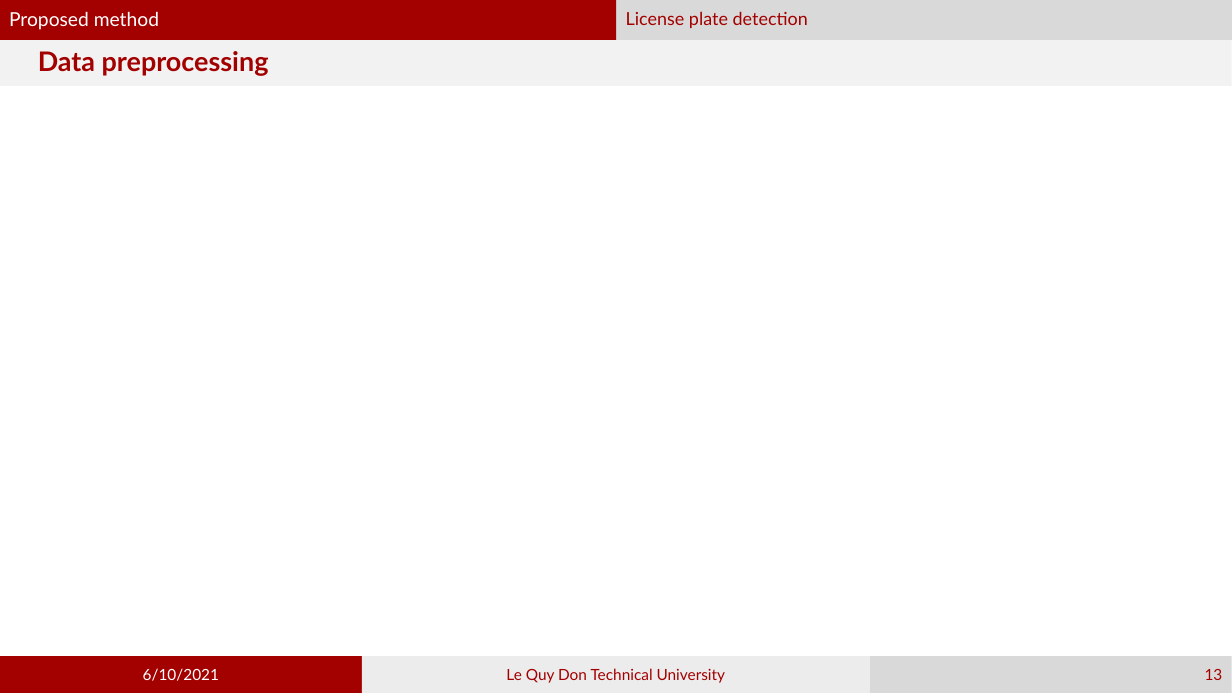
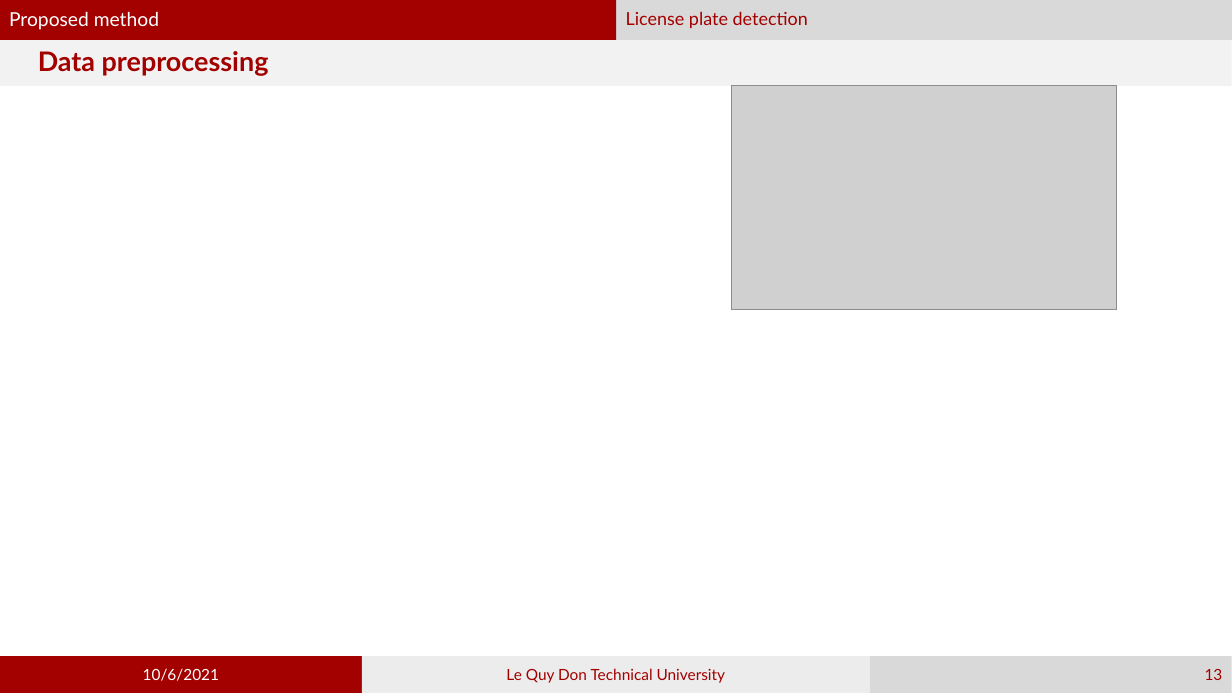
Before and after one commit to phamvandan/graduated-thesis-2021, a slide deck: slide 13 of my_template.pptx. Drawn at 1232x693 pixels with LibreOffice and Linux fonts; fonts in the diff are those of the drawing; grey boxes stand for pictures. Boxes give left, top, right and bottom in pixels: in the first picture for what was removed or moved away, otherwise in the second. Text is boxed around its words. In the diff, an @@ line names an element or a change of style, - is before the commit and + after.

Commit message:
ok

```diff
--- a/my_template.pptx
+++ b/my_template.pptx
@@ picture added at box(732, 86, 1117, 310) @@
@@ text in rectangle at box(143, 668, 219, 681): text changed @@
-6/10/2021
+10/6/2021
```
Also in this commit, not shown: 12 other slides changed, 5 slides added.
